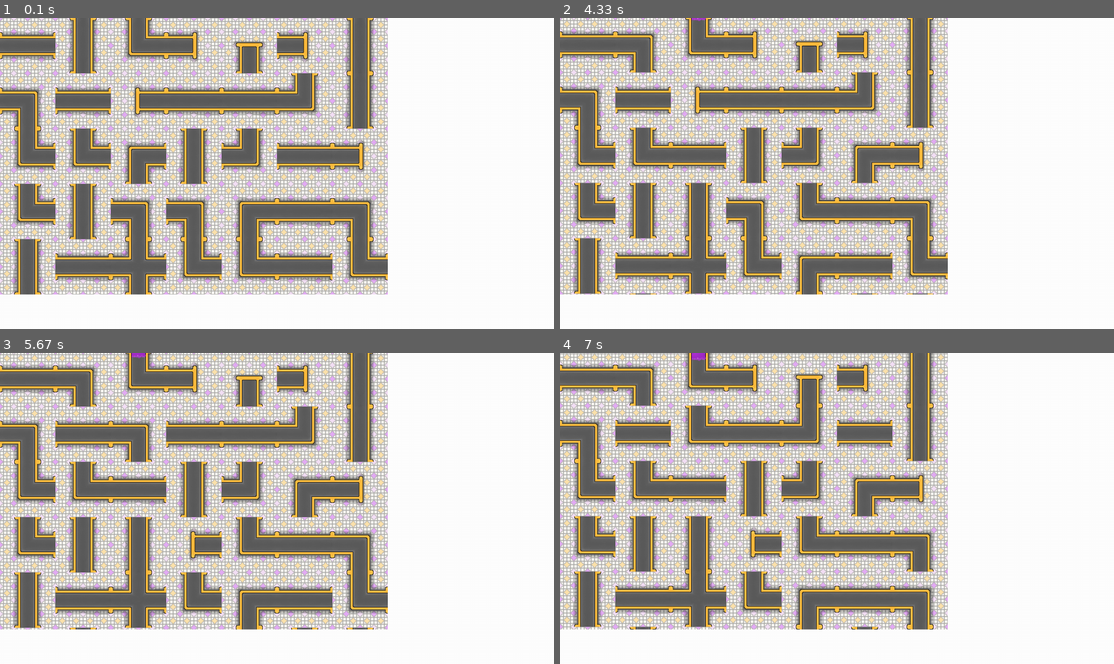
Above: before the commit, frames 1-4 (two rows, left to right).
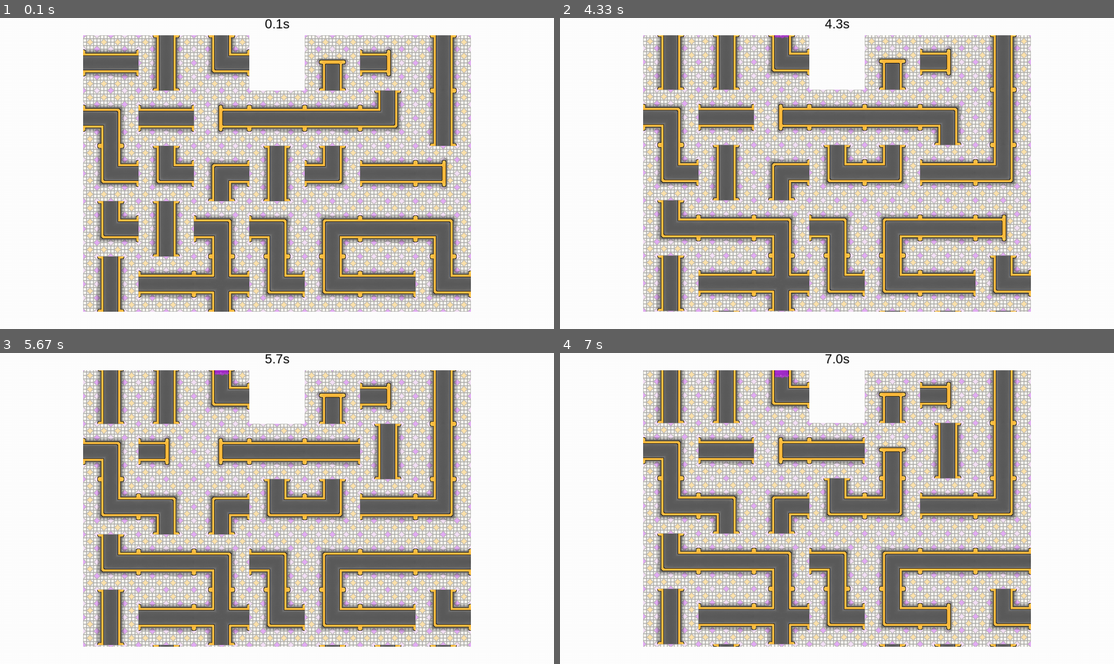
Above: after the commit, the same moments.

Repository: FinnStokes/endless-flow
Game: pygame game, started from src/main.py
Same seed, same stepped clock (60 frames per second), same inputs: the game is played once before the commit and once after it. The source is Python 2; it was converted automatically to run under Python 3.
Inputs (mouse positions are in pixels of both pictures, inside the frame that each line leads up to):
- Up to frame 1 (0.1 s): no input
- Up to frame 2 (4.33 s): click (837, 173) at 0.38 s; click (704, 176) at 0.72 s; click (665, 245) at 1.05 s; right-click (704, 111) at 1.38 s; click (809, 254) at 1.72 s; click (837, 210) at 2.05 s; click (981, 223) at 2.38 s; click (981, 145) at 2.72 s; click (1008, 167) at 3.05 s; click (953, 117) at 3.38 s; click (670, 67) at 3.72 s; click (704, 226) at 4.05 s
- Up to frame 3 (5.67 s): click (155, 452) at 4.38 s; click (426, 542) at 4.72 s; click (393, 468) at 5.05 s; click (166, 533) at 5.38 s
- Up to frame 4 (7 s): click (704, 427) at 5.72 s; click (936, 611) at 6.05 s; click (803, 415) at 6.38 s; click (875, 458) at 6.72 s

The runs differ from the first frame. In frame 1, 66% of the frame differs, in the area x 0-85%, y 0-95%; in frame 2, 66%; in frame 3, 66%; in frame 4, 66%.

Commit message:
Fine tuning.

Diff:
--- a/src/level.py
+++ b/src/level.py
@@ -203,14 +203,16 @@
                                         (TILESIZE, TILESIZE)),
                             self, x, y)
                        for x in range(width)] for y in range(2 * height)]
-        while (not self.cells[0][2].connected(Tile.TOP)
-                or len(self.cells[0][2].tile.connectivity) <= 1):
+        x = (width - 1) / 2
+        while (not self.cells[0][x].connected(Tile.TOP)
+               or len(self.cells[0][x].tile.connectivity) <= 1):
             tile = self.random_tile()
-            self.cells[0][2] = Cell(tile,
-                                    random.choice(tile.orientations),
-                                    pygame.Rect((2 * TILESIZE, 0 * TILESIZE),
-                                                (TILESIZE, TILESIZE)),
-                                    self, 2, 0)
+            self.cells[0][x] = Cell(
+                tile,
+                random.choice(tile.orientations),
+                pygame.Rect((2 * TILESIZE, 0 * TILESIZE),
+                            (TILESIZE, TILESIZE)),
+                self, 2, 0)
         self.width = width
         self.height = height
         self.failed = False
@@ -304,7 +306,7 @@
             self.scroll -= self.rect.height
         self.rect.top = self.scroll
         self.rate += self.growth * dt
-        if self.cells[0][2].flow(Tile.TOP, flow) > 0.0:
+        if self.cells[0][(self.width - 1) / 2].flow(Tile.TOP, flow) > 0.0:
             self.failed = True
         if self.mouseselect is not None and max(self.mouseselect.fill) > 0.0:
             self.mouseselect = None
--- a/src/main.py
+++ b/src/main.py
@@ -37,6 +37,7 @@
     show_fps = False
 
     l = level.Level(7, 5)
+    l.screenrect.center = screenRect.center
 
     while not quit:
         dt = clock.tick(200) / 1000.0
@@ -72,6 +73,10 @@
             fontrect = widget.get_rect()
             fontrect.topright = (screenRect.right - 10, screenRect.top + 10)
             screen.blit(widget, fontrect.topleft)
+        timeSurf = font.render("{:0.1f}s".format(time), True, (0, 0, 0))
+        fontrect = timeSurf.get_rect()
+        fontrect.midbottom = (l.screenrect.centerx, l.screenrect.top - 10)
+        screen.blit(timeSurf, fontrect.topleft)
         pygame.display.flip()
 
     print("Rendered " + str(frames) + " frames in " + str(time)
